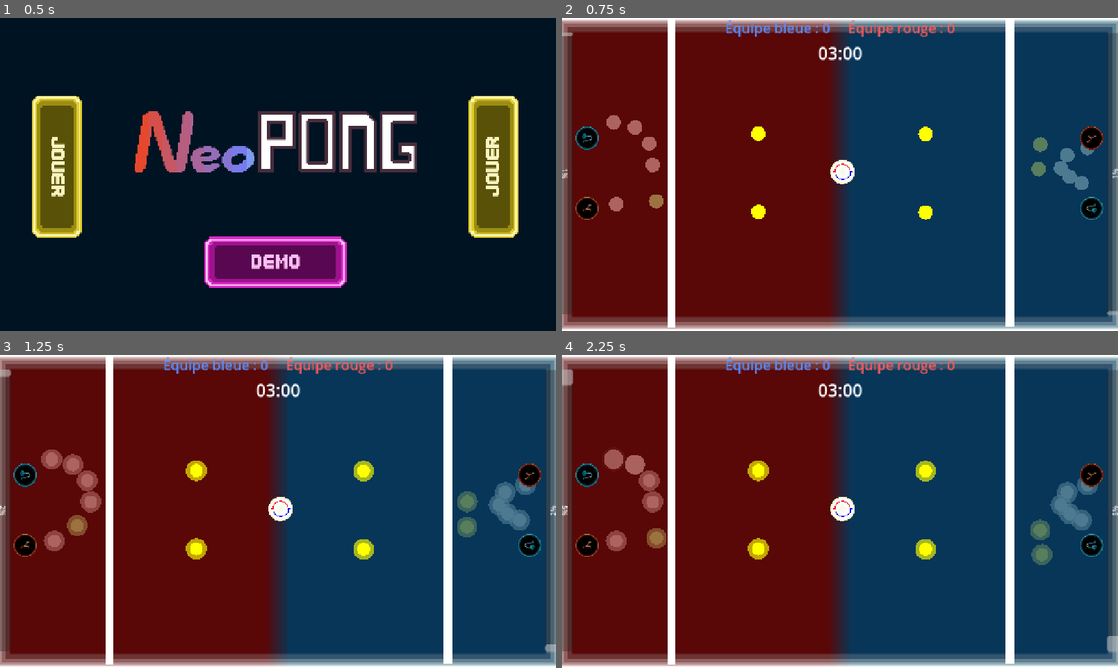
Above: before the commit, frames 1-4 (two rows, left to right).
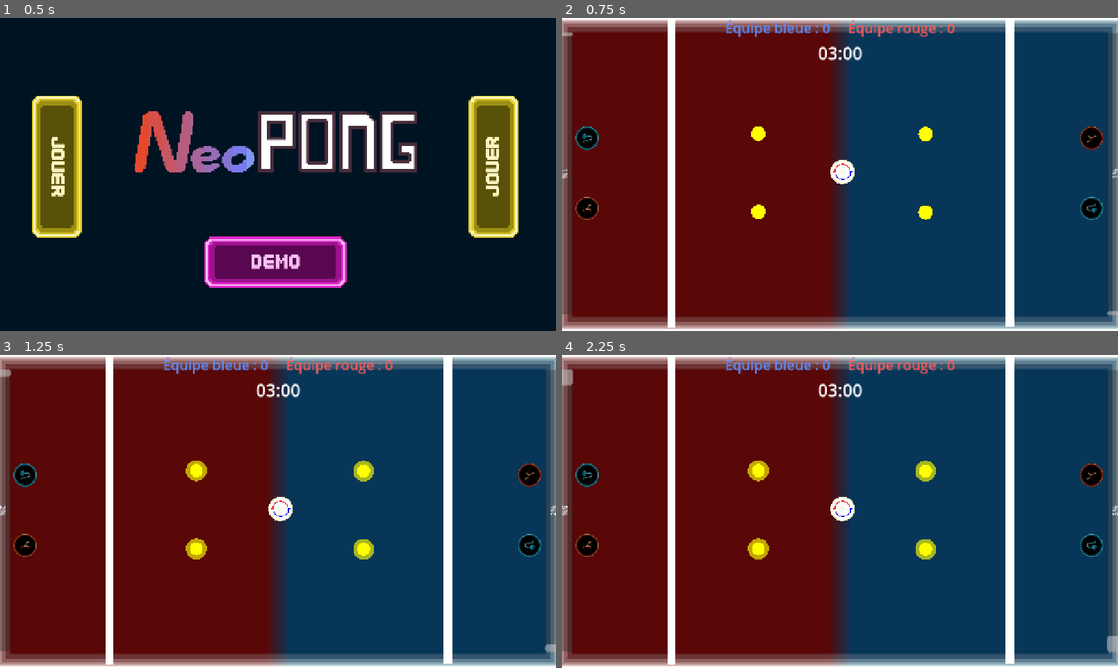
Above: after the commit, the same moments.

Repository: LucieFaure-Beaulande/neopong
Game: Godot game, scene res://UI/titleScreen.tscn
Same seed, same stepped clock (60 frames per second), same inputs: the game is played once before the commit and once after it.
Inputs (mouse positions are in pixels of both pictures, inside the frame that each line leads up to):
- Up to frame 1 (0.5 s): no input
- Up to frame 2 (0.75 s): click (617, 168) at 0.5 s
- Up to frame 3 (1.25 s): no input
- Up to frame 4 (2.25 s): tap Enter (ui_accept) at 1.25 s; drag from (612, 458) to (673, 508) at 1.27 s; drag from (634, 464) to (1012, 508) at 2.02 s

Frame 1 is identical in both runs. In frame 2, 1.2% of the frame differs, in the area x 8-96%, y 30-62%; in frame 3, 2.3%, in the area x 7-97%, y 30-63%; in frame 4, 2.3%.

Commit message:
placement preview only in demo mode

Diff:
--- a/Game/board/board.gd
+++ b/Game/board/board.gd
@@ -39,7 +39,18 @@
 
 var current_phase:int = 0
 
-
+@onready var slingshot = $Slingshot
+@onready var vacuum = $VacuumZone
+
+var previous_phase: int = -1
+
+# Shows the placement previews of each power only during its own test phase
+func update_previews() -> void:
+	if current_phase == previous_phase:
+		return
+	previous_phase = current_phase
+	vacuum.set_placement_previews_visible(test_mode and current_phase == 1)
+	slingshot.set_placement_previews_visible(test_mode and current_phase == 2)
 
 func _ready() -> void:
 	if test_mode:
@@ -69,6 +80,8 @@
 
 	if Input.is_action_just_pressed("ui_accept") and test_mode:
 		current_phase += 1
+
+	update_previews()
 
 func _on_ball_first_launched() -> void:
 	if game_timer.is_stopped() and not is_game_over:
--- a/Game/slingshot/slingshot.gd
+++ b/Game/slingshot/slingshot.gd
@@ -21,8 +21,19 @@
 var anchor_id_1 = -1
 var anchor_id_2 = -1
 
+const PLACEMENT_PREVIEW_COUNT: int = 6
+
+# Shows or hides PlacementPreview, PlacementPreview2, ..., PlacementPreview6
+func set_placement_previews_visible(show_previews: bool) -> void:
+	for i in range(1, PLACEMENT_PREVIEW_COUNT + 1):
+		var preview_name: String = "PlacementPreview" if i == 1 else "PlacementPreview" + str(i)
+		var preview := get_node_or_null(preview_name) as CanvasItem
+		if preview != null:
+			preview.visible = show_previews
+
 func _ready():
 	clear_slingshot_visuals()
+	set_placement_previews_visible(false)
 	start_preview_loop()
 
 func _process(_delta):
--- a/Game/vacuum/vacuum_zone.gd
+++ b/Game/vacuum/vacuum_zone.gd
@@ -22,8 +22,19 @@
 
 @onready var vacuum: Node2D = $Vacuum
 
+const PLACEMENT_PREVIEW_COUNT: int = 7
+
+# Shows or hides PlacementPreview, PlacementPreview2, ..., PlacementPreview7
+func set_placement_previews_visible(show_previews: bool) -> void:
+	for i in range(1, PLACEMENT_PREVIEW_COUNT + 1):
+		var preview_name: String = "PlacementPreview" if i == 1 else "PlacementPreview" + str(i)
+		var preview := get_node_or_null(preview_name) as CanvasItem
+		if preview != null:
+			preview.visible = show_previews
+
 func _ready() -> void:
 	reset()
+	set_placement_previews_visible(false)
 	collision_mask_updated.emit(collision_mask)
 	start_preview_loop()
 
